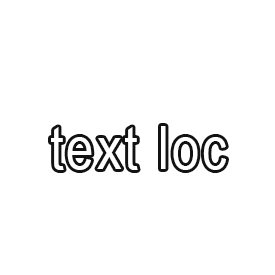
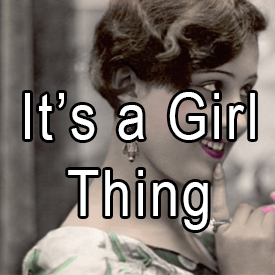
The second 275 x 275 image is a revision of the first. Changes to its layers:
renamed "text loc" to "It’s a Girl Thing", painted on it over [25, 92, 255, 230]
added layer "Layer 1" above "Background" over [0, 0, 275, 275]
